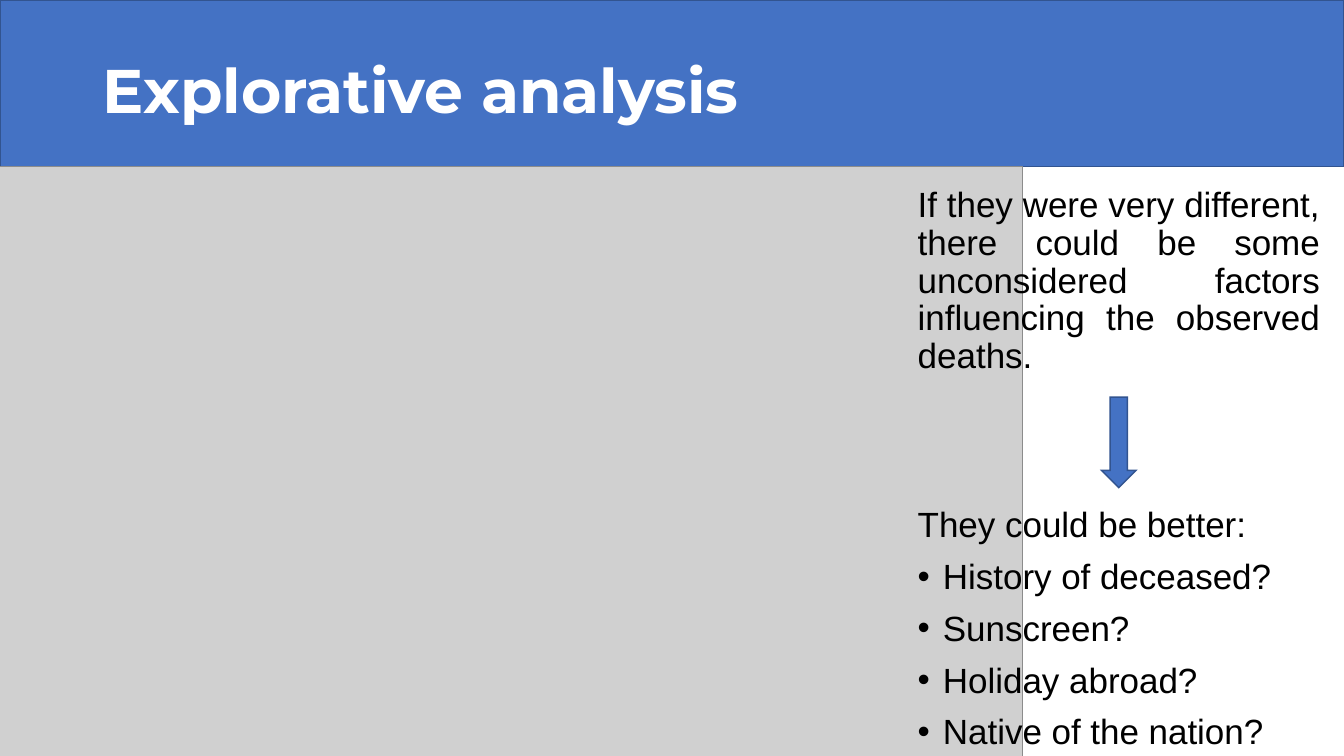
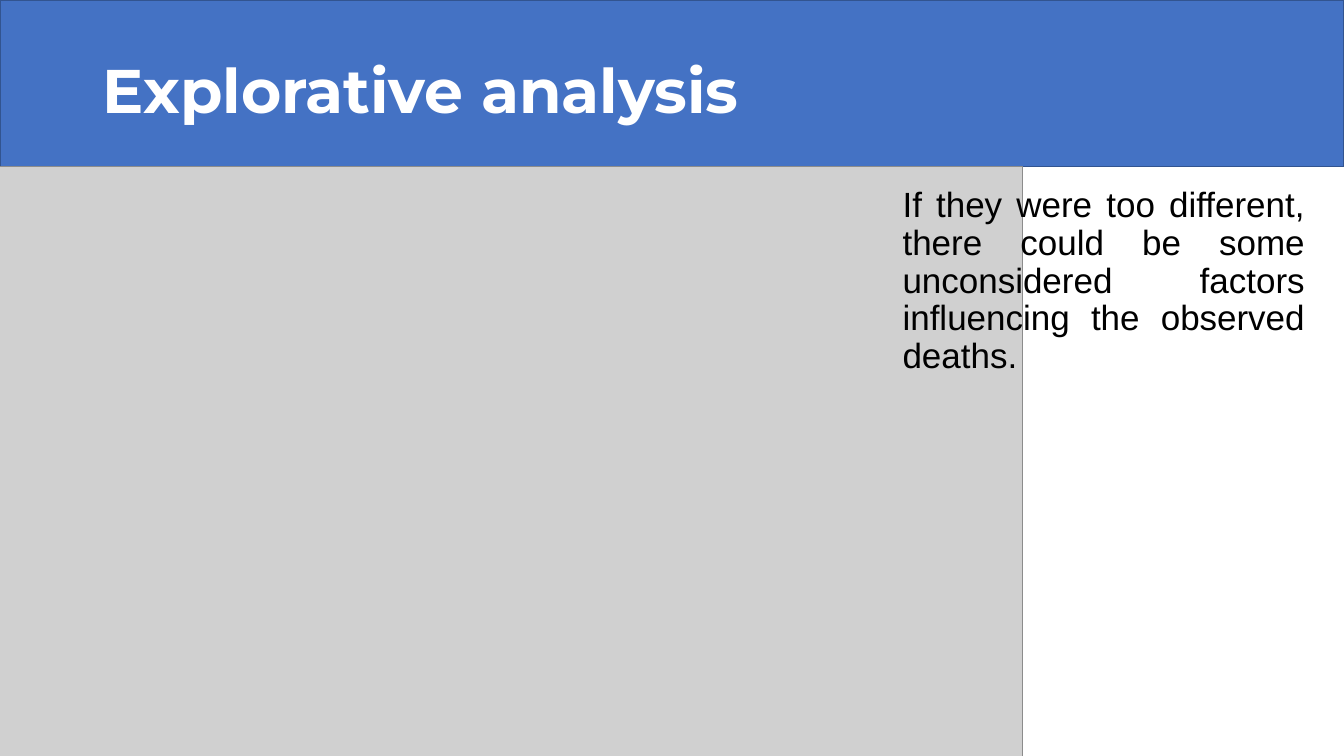
Before and after one commit to saraserafino/UVB-exposure-on-melanoma-mortality, a slide deck: slide 7 of UVB-exposure-on-melanoma-mortality.pptx. Drawn at 1344x756 pixels with LibreOffice and Linux fonts; fonts in the diff are those of the drawing; grey boxes stand for pictures. Boxes give left, top, right and bottom in pixels: in the first picture for what was removed or moved away, otherwise in the second. Text is boxed around its words. In the diff, an @@ line names an element or a change of style, - is before the commit and + after.

```diff
--- a/UVB-exposure-on-melanoma-mortality.pptx
+++ b/UVB-exposure-on-melanoma-mortality.pptx
@@ text at (903, 189, 1305, 369): text changed @@
-If they were very different, there could be some unconsidered factors influencing the observed deaths.
+If they were too different, there could be some unconsidered factors influencing the observed deaths.
@@ down arrow removed at (1102, 397, 1136, 488) @@
@@ text removed at (918, 509, 1271, 751) @@
-They could be better:
-• History of deceased?
-• Sunscreen?
-• Holiday abroad?
-• Native of the nation?
```
Also in this commit, not shown: 7 other slides changed, 2 slides added, 1 slide removed, 26 other files.
